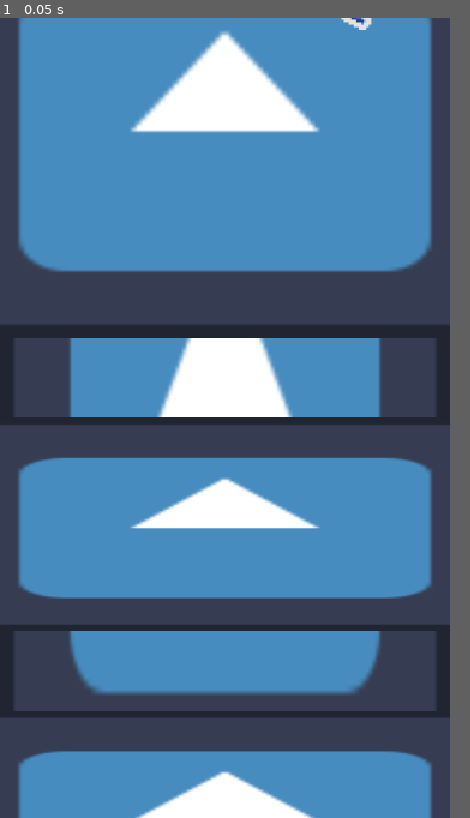
Above: before the commit, frame 1.
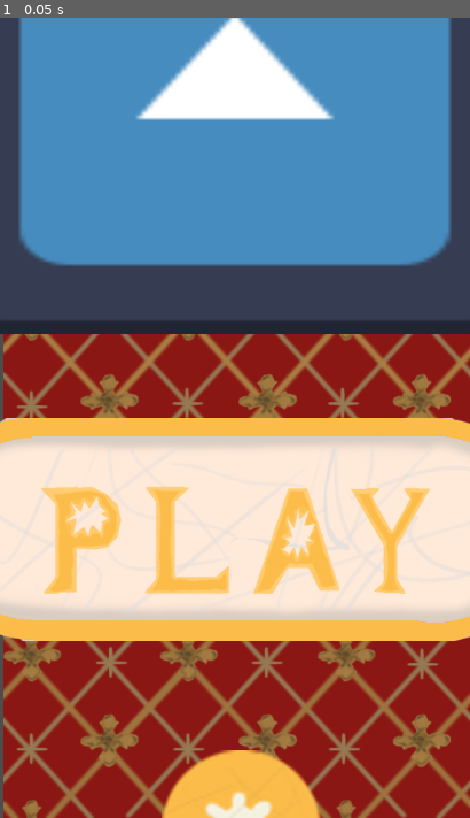
Above: after the commit, the same moment.

Repository: Alexandre-Roncin/Game-Jam-2026
Game: Godot game, scene res://Menu.tscn
Two runs of this game, one before a commit and one after it. Both use one fixed random seed, a clock stepped at 60 frames per second and the inputs below. The engine's default icon, where the game draws it, is replaced by a stand-in: a white triangle on a blue panel in a dark square.
Inputs:
- Up to frame 1 (0.05 s): no input
In our replay, the window is 450x800 before the commit and 470x800 after it. These sizes can differ from the game's own. Grey fills any space a smaller window leaves; there, only what the larger window draws over its background counts as a difference.

The runs differ from the first frame. In frame 1, 65% of the frame differs, in the area x 0-100%, y 0-100%.

Commit message:
menu update

Diff:
--- a/Menu.tscn
+++ b/Menu.tscn
@@ -1,8 +1,14 @@
 [gd_scene format=3 uid="uid://bnc4ghf55tix8"]
 
 [ext_resource type="Script" uid="uid://4ummxyy6wsjy" path="res://menu.gd" id="1_uubjt"]
+[ext_resource type="Texture2D" uid="uid://b5pqw7o4c66p1" path="res://mur1.png" id="2_5p1lm"]
 [ext_resource type="Texture2D" uid="uid://bs5ptslwcyfsi" path="res://icon.svg" id="2_5yleq"]
 [ext_resource type="Texture2D" uid="uid://ddj7dxcffkx5x" path="res://Evil lemon.png" id="3_ylpcl"]
+[ext_resource type="Texture2D" uid="uid://oh1uwi0gu3l" path="res://Play_button_holder.png" id="4_dlksc"]
+[ext_resource type="Texture2D" uid="uid://doociw4uxtjxv" path="res://play_button_text.png" id="5_hcwhg"]
+[ext_resource type="Texture2D" uid="uid://1xnimcrcw5bu" path="res://SETTING.png" id="6_5p1lm"]
+[ext_resource type="Texture2D" uid="uid://uwcr70jtrjdi" path="res://grabber.png" id="8_1igrg"]
+[ext_resource type="Texture2D" uid="uid://cd3ehwew5nywm" path="res://tick.png" id="9_v0s1l"]
 
 [node name="MainMenu" type="Control" unique_id=859307019]
 clip_contents = true
@@ -15,16 +21,20 @@
 size_flags_horizontal = 4
 size_flags_vertical = 4
 script = ExtResource("1_uubjt")
+metadata/_edit_use_anchors_ = true
 
 [node name="Background" type="TextureRect" parent="." unique_id=773601818]
 layout_mode = 1
 anchors_preset = 15
 anchor_right = 1.0
 anchor_bottom = 1.0
-grow_horizontal = 2
-grow_vertical = 2
-texture = ExtResource("2_5yleq")
+offset_left = 4.0
+offset_right = 4.0
+grow_horizontal = 2
+grow_vertical = 2
+texture = ExtResource("2_5p1lm")
 expand_mode = 1
+metadata/_edit_use_anchors_ = true
 
 [node name="UI" type="Control" parent="." unique_id=169669254]
 layout_mode = 1
@@ -33,6 +43,7 @@
 anchor_bottom = 1.0
 grow_horizontal = 2
 grow_vertical = 2
+metadata/_edit_use_anchors_ = true
 
 [node name="Main" type="Control" parent="UI" unique_id=786639349]
 layout_mode = 1
@@ -41,6 +52,7 @@
 anchor_bottom = 1.0
 grow_horizontal = 2
 grow_vertical = 2
+metadata/_edit_use_anchors_ = true
 
 [node name="MarginContainer" type="MarginContainer" parent="UI/Main" unique_id=1009692114]
 layout_mode = 1
@@ -53,6 +65,7 @@
 theme_override_constants/margin_top = 48
 theme_override_constants/margin_right = 48
 theme_override_constants/margin_bottom = 48
+metadata/_edit_use_anchors_ = true
 
 [node name="VBoxContainer" type="VBoxContainer" parent="UI/Main/MarginContainer" unique_id=117861243]
 layout_mode = 2
@@ -62,28 +75,45 @@
 
 [node name="Title" type="TextureRect" parent="UI/Main/MarginContainer/VBoxContainer" unique_id=1855505717]
 custom_minimum_size = Vector2(718, 512)
+custom_maximum_size = Vector2(718, 512)
 layout_mode = 2
 size_flags_horizontal = 4
 offset_transform_position = Vector2(0, -350)
 offset_transform_scale = Vector2(5.5, 3.5)
 texture = ExtResource("2_5yleq")
+expand_mode = 2
 
 [node name="PlayButton" type="TextureButton" parent="UI/Main/MarginContainer/VBoxContainer" unique_id=1761450991]
+z_index = 2
 custom_minimum_size = Vector2(1000, 1000)
 custom_maximum_size = Vector2(718, 256)
 layout_mode = 2
 size_flags_horizontal = 4
 size_flags_vertical = 4
-texture_normal = ExtResource("2_5yleq")
+texture_normal = ExtResource("4_dlksc")
 ignore_texture_size = true
 stretch_mode = 0
 
+[node name="Title2" type="TextureRect" parent="UI/Main/MarginContainer/VBoxContainer/PlayButton" unique_id=1425423565]
+z_index = 1
+custom_minimum_size = Vector2(718, 512)
+custom_maximum_size = Vector2(718, 256)
+layout_mode = 0
+offset_top = 11.0
+offset_right = 718.0
+offset_bottom = 267.0
+size_flags_horizontal = 4
+offset_transform_position = Vector2(0, -350)
+offset_transform_scale = Vector2(5.5, 3.5)
+mouse_filter = 2
+texture = ExtResource("5_hcwhg")
+
 [node name="SettingsButton" type="TextureButton" parent="UI/Main/MarginContainer/VBoxContainer" unique_id=1743999185]
 custom_minimum_size = Vector2(1000, 1000)
-custom_maximum_size = Vector2(718, 256)
-layout_mode = 2
-size_flags_horizontal = 4
-texture_normal = ExtResource("2_5yleq")
+custom_maximum_size = Vector2(256, 256)
+layout_mode = 2
+size_flags_horizontal = 4
+texture_normal = ExtResource("6_5p1lm")
 ignore_texture_size = true
 stretch_mode = 0
 
@@ -164,6 +194,9 @@
 [node name="VolumeSlider" type="HSlider" parent="UI/Settings/MarginContainer/VBoxContainer/VolumeContainer" unique_id=190444615]
 layout_mode = 2
 size_flags_vertical = 3
+theme_override_icons/grabber_highlight = ExtResource("8_1igrg")
+theme_override_icons/grabber_disabled = ExtResource("8_1igrg")
+theme_override_icons/tick = ExtResource("9_v0s1l")
 
 [node name="EvilLemon" type="TextureRect" parent="UI/Settings/MarginContainer" unique_id=1258595601]
 layout_mode = 2
--- a/project.godot
+++ b/project.godot
@@ -18,7 +18,7 @@
 [display]
 
 window/size/viewport_width=540
-window/size/viewport_height=960
+window/size/viewport_height=920
 window/stretch/mode="canvas_items"
 window/stretch/aspect="expand"
 
Binary file added: Play_button_holder.png
Not shown, added: Play_button_holder.png.import
Binary file added: SETTING.png
Not shown, added: SETTING.png.import
Binary file added: grabber.png
Not shown, added: grabber.png.import
Binary file added: mur.png
Not shown, added: mur.png.import
Binary file added: mur1.png
Not shown, added: mur1.png.import
Binary file added: play_button_text.png
Not shown, added: play_button_text.png.import
(and 2 more such lines)
